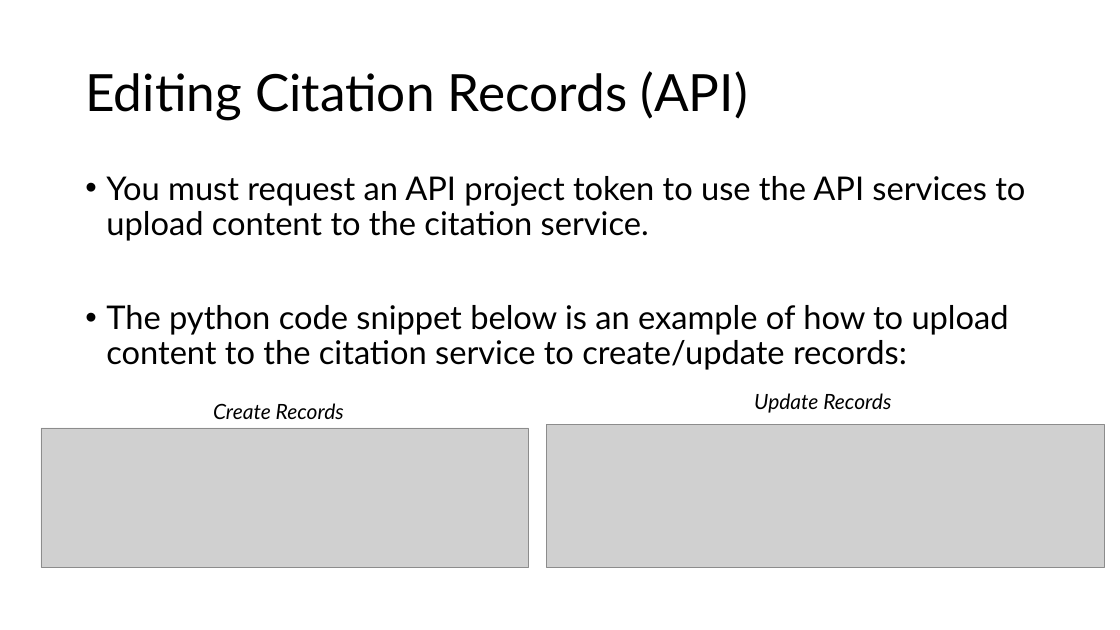
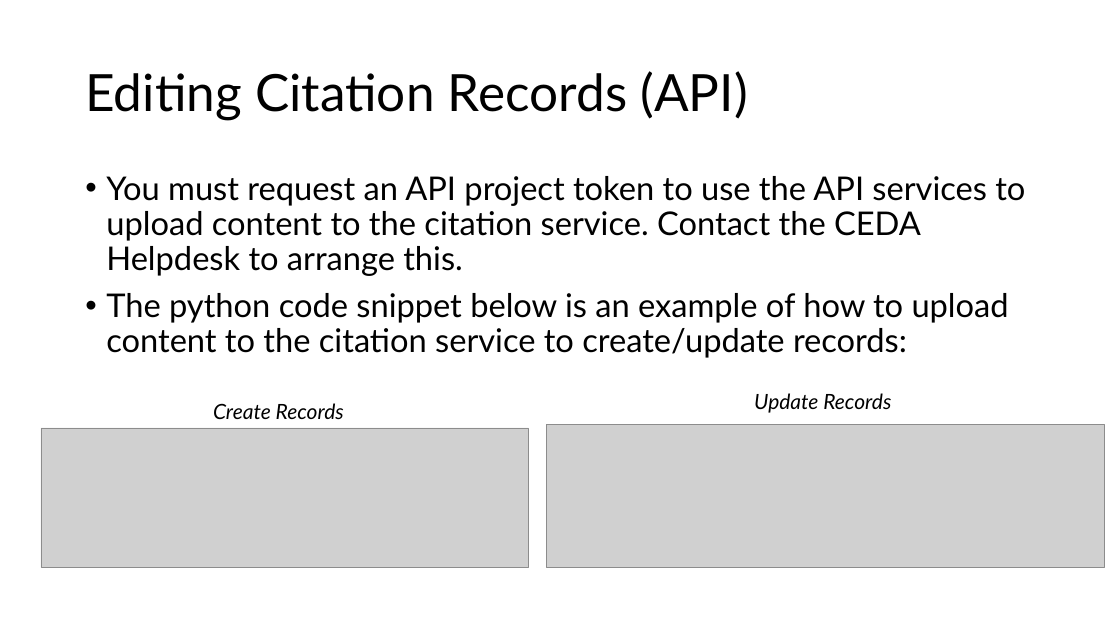
Before and after one commit to cedadev/cmip7-citation-service, a slide deck: slide 18 of docs/CitationReviewerGuide.pptx (slide 17 before the commit). Drawn at 1120x630 pixels with LibreOffice and Linux fonts; fonts in the diff are those of the drawing; grey boxes stand for pictures. Boxes give left, top, right and bottom in pixels: in the first picture for what was removed or moved away, otherwise in the second. Text is boxed around its words. In the diff, an @@ line names an element or a change of style, - is before the commit and + after.

```diff
--- a/docs/CitationReviewerGuide.pptx
+++ b/docs/CitationReviewerGuide.pptx
@@ text at (106,176,1025,276): text changed @@
-• You must request an API project token to use the API services to upload content to the citation service.
+• You must request an API project token to use the API services to upload content to the citation service. Contact the CEDA Helpdesk to arrange this.
```
Also in this commit, not shown: 3 other slides changed, 1 slide added, 1 other file.
